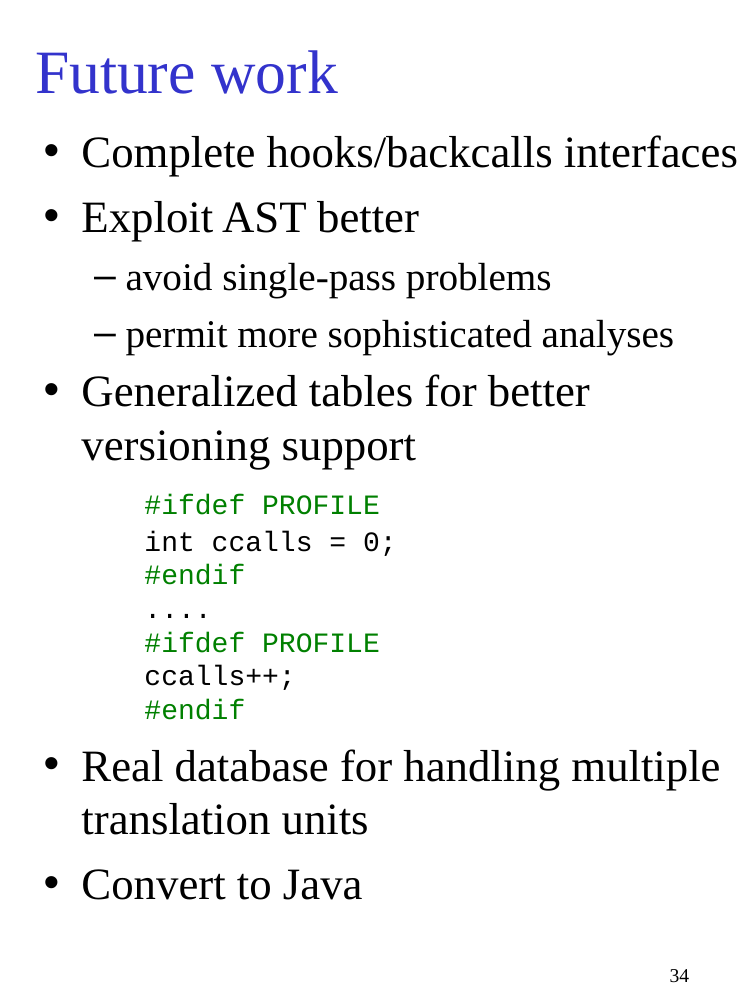
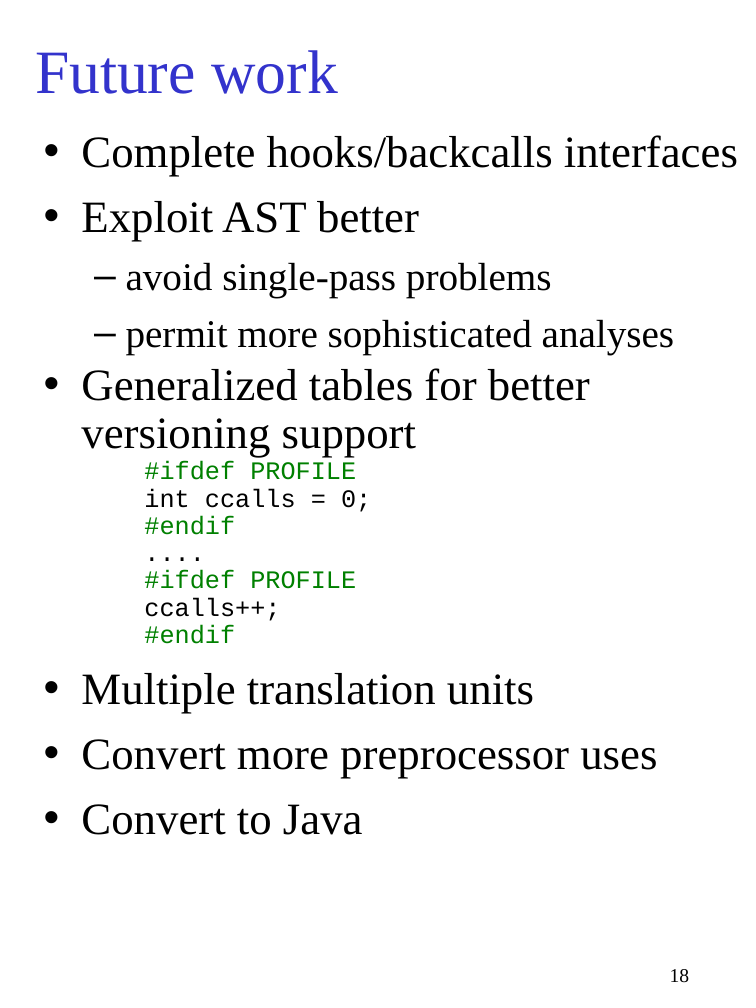
Before and after one commit to gjbadros/empirical_macros, a slide deck: slide 18 of cpp/paper/pcp3.ppt (slide 34 before the commit). Drawn at 756x1008 pixels with LibreOffice and Linux fonts; fonts in the diff are those of the drawing. Boxes give left, top, right and bottom in pixels: in the first picture for what was removed or moved away, otherwise in the second. Text is boxed around its words. In the diff, an @@ line names an element or a change of style, - is before the commit and + after.

```diff
--- a/cpp/paper/pcp3.ppt
+++ b/cpp/paper/pcp3.ppt
@@ text at [81,368,590,644]: size 20 to 18 pt in "#ifdef PROFILE int ccalls = 0; #endif ..."; line spacing 1 to 0.9 @@
@@ text at [81,673,657,779]: text changed @@
-• Real database for handling multiple translation units
+• Multiple translation units
+• Convert more preprocessor uses
@@ page number at [670,969,690,983]: text changed @@
-34
+18
```
Also in this commit, not shown: 12 other slides changed, 7 slides added, 12 slides removed.
